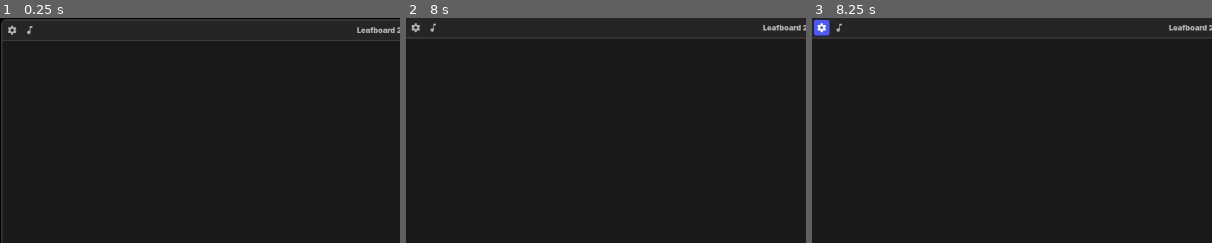
Above: before the commit, frames 1-3 (left to right).
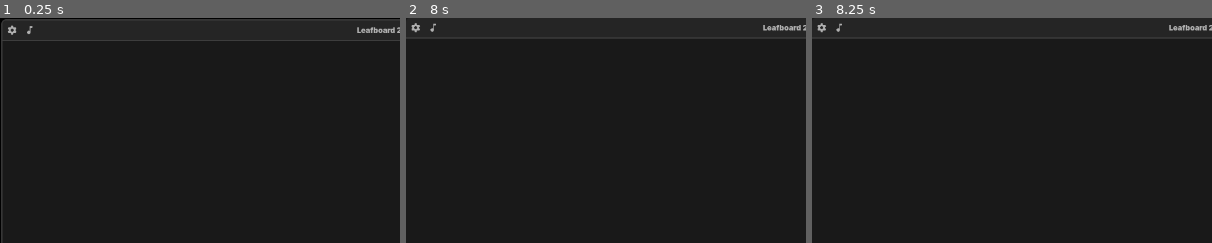
Above: after the commit, the same moments.

Repository: Dinno-DEV/leafboard
Game: Godot game, scene res://root_scenes/MainScene.tscn
Same seed, same stepped clock (60 frames per second), same inputs: the game is played once before the commit and once after it.
Inputs (mouse positions are % of the whole screen's width and height, from its top left):
- Up to frame 1 (0.25 s): no input
- Up to frame 2 (8 s): click (0, 0) at 0.52 s; click (0, 50) at 1.27 s; click (0, 100) at 2.02 s; click (50, 0) at 2.77 s; click (50, 100) at 3.52 s; click (100, 0) at 4.27 s; click (100, 50) at 5.02 s; click (100, 100) at 5.77 s; click (94, 3) at 6.5 s; click (96, 3) at 7.25 s
- Up to frame 3 (8.25 s): click (0, 0) at 8.02 s
The pictures show only the part of the screen within x 0-50%, y 0-50%; the shares and areas given below are measured in that part.

Frames 1-2 are identical in both runs. In frame 3, 0.3% of the frame differs, in the area x 0-5%, y 0-8%.

Commit message:
WindowResizer implemented

Diff:
--- a/components/WindowHeader.gd
+++ b/components/WindowHeader.gd
@@ -11,10 +11,10 @@
 var click_position:Vector2
 
 func _process(_delta: float) -> void:
-	if is_mouse_in && Input.is_action_just_pressed("mouse_left_click"):
+	if is_mouse_in && Input.is_action_just_pressed("mouse_left"):
 		is_repositioning = true
 		click_position = get_viewport().get_mouse_position()
-	if Input.is_action_just_released("mouse_left_click"):
+	if Input.is_action_just_released("mouse_left"):
 		is_repositioning = false
 	if is_repositioning:
 		get_window().position += Vector2i(MouseUtil.get_delta_from_pos(click_position))
--- a/project.godot
+++ b/project.godot
@@ -18,6 +18,7 @@
 [autoload]
 
 MouseUtil="*res://singletons/MouseUtil.tscn"
+WindowResizer="*res://singletons/WindowResizer.tscn"
 
 [display]
 
@@ -29,7 +30,7 @@
 
 [input]
 
-mouse_left_click={
+mouse_left={
 "deadzone": 0.2,
 "events": [Object(InputEventMouseButton,"resource_local_to_scene":false,"resource_name":"","device":-1,"window_id":0,"a …(258 unchanged characters)…
 ]
--- /dev/null
+++ b/singletons/WindowResizer.gd
@@ -0,0 +1,34 @@
+extends CanvasLayer
+
+func _ready() -> void:
+	get_window().min_size = Vector2(854,480)
+
+func _process(_delta: float) -> void:
+	if get_window().mode == DisplayServer.WINDOW_MODE_MAXIMIZED:
+		self.visible = false
+	else:
+		self.visible = true
+
+func _on_top_left_side_button_down() -> void:
+	get_window().start_resize(DisplayServer.WINDOW_EDGE_TOP_LEFT)
+
+func _on_left_side_button_down() -> void:
+	get_window().start_resize(DisplayServer.WINDOW_EDGE_LEFT)
+
+func _on_bottom_left_side_button_down() -> void:
+	get_window().start_resize(DisplayServer.WINDOW_EDGE_BOTTOM_LEFT)
+
+func _on_top_button_down() -> void:
+	get_window().start_resize(DisplayServer.WINDOW_EDGE_TOP)
+
+func _on_bottom_button_down() -> void:
+	get_window().start_resize(DisplayServer.WINDOW_EDGE_BOTTOM)
+
+func _on_top_right_button_down() -> void:
+	get_window().start_resize(DisplayServer.WINDOW_EDGE_TOP_RIGHT)
+
+func _on_right_side_button_down() -> void:
+	get_window().start_resize(DisplayServer.WINDOW_EDGE_RIGHT)
+
+func _on_bottom_right_button_down() -> void:
+	get_window().start_resize(DisplayServer.WINDOW_EDGE_BOTTOM_RIGHT)
--- /dev/null
+++ b/singletons/WindowResizer.tscn
@@ -0,0 +1,184 @@
+[gd_scene load_steps=3 format=3 uid="uid://bwstka32224xg"]
+
+[ext_resource type="Script" uid="uid://8na1vqh8uu0" path="res://singletons/WindowResizer.gd" id="1_t1ipy"]
+
+[sub_resource type="StyleBoxEmpty" id="StyleBoxEmpty_t1ipy"]
+
+[node name="WindowResizer" type="CanvasLayer"]
+script = ExtResource("1_t1ipy")
+
+[node name="HBoxContainer" type="HBoxContainer" parent="."]
+anchors_preset = 15
+anchor_right = 1.0
+anchor_bottom = 1.0
+grow_horizontal = 2
+grow_vertical = 2
+mouse_filter = 2
+theme_override_constants/separation = 0
+
+[node name="LeftSide" type="VBoxContainer" parent="HBoxContainer"]
+custom_minimum_size = Vector2(4, 0)
+layout_mode = 2
+mouse_filter = 2
+theme_override_constants/separation = 0
+
+[node name="TopLeftSide" type="Button" parent="HBoxContainer/LeftSide"]
+custom_minimum_size = Vector2(6, 6)
+layout_mode = 2
+mouse_default_cursor_shape = 12
+theme_type_variation = &"FlatButton"
+theme_override_styles/normal = SubResource("StyleBoxEmpty_t1ipy")
+theme_override_styles/normal_mirrored = SubResource("StyleBoxEmpty_t1ipy")
+theme_override_styles/pressed = SubResource("StyleBoxEmpty_t1ipy")
+theme_override_styles/pressed_mirrored = SubResource("StyleBoxEmpty_t1ipy")
+theme_override_styles/hover = SubResource("StyleBoxEmpty_t1ipy")
+theme_override_styles/hover_mirrored = SubResource("StyleBoxEmpty_t1ipy")
+theme_override_styles/hover_pressed = SubResource("StyleBoxEmpty_t1ipy")
+theme_override_styles/hover_pressed_mirrored = SubResource("StyleBoxEmpty_t1ipy")
+theme_override_styles/disabled = SubResource("StyleBoxEmpty_t1ipy")
+theme_override_styles/disabled_mirrored = SubResource("StyleBoxEmpty_t1ipy")
+theme_override_styles/focus = SubResource("StyleBoxEmpty_t1ipy")
+
+[node name="LeftSide" type="Button" parent="HBoxContainer/LeftSide"]
+custom_minimum_size = Vector2(6, 6)
+layout_mode = 2
+size_flags_vertical = 3
+mouse_default_cursor_shape = 10
+theme_type_variation = &"FlatButton"
+theme_override_styles/normal = SubResource("StyleBoxEmpty_t1ipy")
+theme_override_styles/normal_mirrored = SubResource("StyleBoxEmpty_t1ipy")
+theme_override_styles/pressed = SubResource("StyleBoxEmpty_t1ipy")
+theme_override_styles/pressed_mirrored = SubResource("StyleBoxEmpty_t1ipy")
+theme_override_styles/hover = SubResource("StyleBoxEmpty_t1ipy")
+theme_override_styles/hover_mirrored = SubResource("StyleBoxEmpty_t1ipy")
+theme_override_styles/hover_pressed = SubResource("StyleBoxEmpty_t1ipy")
+theme_override_styles/hover_pressed_mirrored = SubResource("StyleBoxEmpty_t1ipy")
+theme_override_styles/disabled = SubResource("StyleBoxEmpty_t1ipy")
+theme_override_styles/disabled_mirrored = SubResource("StyleBoxEmpty_t1ipy")
+theme_override_styles/focus = SubResource("StyleBoxEmpty_t1ipy")
+
+[node name="BottomLeftSide" type="Button" parent="HBoxContainer/LeftSide"]
+custom_minimum_size = Vector2(6, 6)
+layout_mode = 2
+size_flags_vertical = 8
+mouse_default_cursor_shape = 11
+theme_type_variation = &"FlatButton"
+theme_override_styles/normal = SubResource("StyleBoxEmpty_t1ipy")
+theme_override_styles/normal_mirrored = SubResource("StyleBoxEmpty_t1ipy")
+theme_override_styles/pressed = SubResource("StyleBoxEmpty_t1ipy")
+theme_override_styles/pressed_mirrored = SubResource("StyleBoxEmpty_t1ipy")
+theme_override_styles/hover = SubResource("StyleBoxEmpty_t1ipy")
+theme_override_styles/hover_mirrored = SubResource("StyleBoxEmpty_t1ipy")
+theme_override_styles/hover_pressed = SubResource("StyleBoxEmpty_t1ipy")
+theme_override_styles/hover_pressed_mirrored = SubResource("StyleBoxEmpty_t1ipy")
+theme_override_styles/disabled = SubResource("StyleBoxEmpty_t1ipy")
+theme_override_styles/disabled_mirrored = SubResource("StyleBoxEmpty_t1ipy")
+theme_override_styles/focus = SubResource("StyleBoxEmpty_t1ipy")
+
+[node name="MiddleSide" type="VBoxContainer" parent="HBoxContainer"]
+layout_mode = 2
+size_flags_horizontal = 3
+mouse_filter = 2
+
+[node name="Top" type="Button" parent="HBoxContainer/MiddleSide"]
+custom_minimum_size = Vector2(0, 6)
+layout_mode = 2
+mouse_default_cursor_shape = 9
+theme_type_variation = &"FlatButton"
+theme_override_styles/normal = SubResource("StyleBoxEmpty_t1ipy")
+theme_override_styles/normal_mirrored = SubResource("StyleBoxEmpty_t1ipy")
+theme_override_styles/pressed = SubResource("StyleBoxEmpty_t1ipy")
+theme_override_styles/pressed_mirrored = SubResource("StyleBoxEmpty_t1ipy")
+theme_override_styles/hover = SubResource("StyleBoxEmpty_t1ipy")
+theme_override_styles/hover_mirrored = SubResource("StyleBoxEmpty_t1ipy")
+theme_override_styles/hover_pressed = SubResource("StyleBoxEmpty_t1ipy")
+theme_override_styles/hover_pressed_mirrored = SubResource("StyleBoxEmpty_t1ipy")
+theme_override_styles/disabled = SubResource("StyleBoxEmpty_t1ipy")
+theme_override_styles/disabled_mirrored = SubResource("StyleBoxEmpty_t1ipy")
+theme_override_styles/focus = SubResource("StyleBoxEmpty_t1ipy")
+
+[node name="Bottom" type="Button" parent="HBoxContainer/MiddleSide"]
+custom_minimum_size = Vector2(0, 6)
+layout_mode = 2
+size_flags_vertical = 10
+mouse_default_cursor_shape = 9
+theme_type_variation = &"FlatButton"
+theme_override_styles/normal = SubResource("StyleBoxEmpty_t1ipy")
+theme_override_styles/normal_mirrored = SubResource("StyleBoxEmpty_t1ipy")
+theme_override_styles/pressed = SubResource("StyleBoxEmpty_t1ipy")
+theme_override_styles/pressed_mirrored = SubResource("StyleBoxEmpty_t1ipy")
+theme_override_styles/hover = SubResource("StyleBoxEmpty_t1ipy")
+theme_override_styles/hover_mirrored = SubResource("StyleBoxEmpty_t1ipy")
+theme_override_styles/hover_pressed = SubResource("StyleBoxEmpty_t1ipy")
+theme_override_styles/hover_pressed_mirrored = SubResource("StyleBoxEmpty_t1ipy")
+theme_override_styles/disabled = SubResource("StyleBoxEmpty_t1ipy")
+theme_override_styles/disabled_mirrored = SubResource("StyleBoxEmpty_t1ipy")
+theme_override_styles/focus = SubResource("StyleBoxEmpty_t1ipy")
+
+[node name="RightSide" type="VBoxContainer" parent="HBoxContainer"]
+custom_minimum_size = Vector2(4, 0)
+layout_mode = 2
+mouse_filter = 2
+theme_override_constants/separation = 0
+
+[node name="TopRight" type="Button" parent="HBoxContainer/RightSide"]
+custom_minimum_size = Vector2(6, 6)
+layout_mode = 2
+mouse_default_cursor_shape = 11
+theme_type_variation = &"FlatButton"
+theme_override_styles/normal = SubResource("StyleBoxEmpty_t1ipy")
+theme_override_styles/normal_mirrored = SubResource("StyleBoxEmpty_t1ipy")
+theme_override_styles/pressed = SubResource("StyleBoxEmpty_t1ipy")
+theme_override_styles/pressed_mirrored = SubResource("StyleBoxEmpty_t1ipy")
+theme_override_styles/hover = SubResource("StyleBoxEmpty_t1ipy")
+theme_override_styles/hover_mirrored = SubResource("StyleBoxEmpty_t1ipy")
+theme_override_styles/hover_pressed = SubResource("StyleBoxEmpty_t1ipy")
+theme_override_styles/hover_pressed_mirrored = SubResource("StyleBoxEmpty_t1ipy")
+theme_override_styles/disabled = SubResource("StyleBoxEmpty_t1ipy")
+theme_override_styles/disabled_mirrored = SubResource("StyleBoxEmpty_t1ipy")
+theme_override_styles/focus = SubResource("StyleBoxEmpty_t1ipy")
+
+[node name="RightSide" type="Button" parent="HBoxContainer/RightSide"]
+custom_minimum_size = Vector2(6, 6)
+layout_mode = 2
+size_flags_vertical = 3
+mouse_default_cursor_shape = 10
+theme_type_variation = &"FlatButton"
+theme_override_styles/normal = SubResource("StyleBoxEmpty_t1ipy")
+theme_override_styles/normal_mirrored = SubResource("StyleBoxEmpty_t1ipy")
+theme_override_styles/pressed = SubResource("StyleBoxEmpty_t1ipy")
+theme_override_styles/pressed_mirrored = SubResource("StyleBoxEmpty_t1ipy")
+theme_override_styles/hover = SubResource("StyleBoxEmpty_t1ipy")
+theme_override_styles/hover_mirrored = SubResource("StyleBoxEmpty_t1ipy")
+theme_override_styles/hover_pressed = SubResource("StyleBoxEmpty_t1ipy")
+theme_override_styles/hover_pressed_mirrored = SubResource("StyleBoxEmpty_t1ipy")
+theme_override_styles/disabled = SubResource("StyleBoxEmpty_t1ipy")
+theme_override_styles/disabled_mirrored = SubResource("StyleBoxEmpty_t1ipy")
+theme_override_styles/focus = SubResource("StyleBoxEmpty_t1ipy")
+
+[node name="BottomRight" type="Button" parent="HBoxContainer/RightSide"]
+custom_minimum_size = Vector2(6, 6)
+layout_mode = 2
+size_flags_vertical = 8
+mouse_default_cursor_shape = 12
+theme_type_variation = &"FlatButton"
+theme_override_styles/normal = SubResource("StyleBoxEmpty_t1ipy")
+theme_override_styles/normal_mirrored = SubResource("StyleBoxEmpty_t1ipy")
+theme_override_styles/pressed = SubResource("StyleBoxEmpty_t1ipy")
+theme_override_styles/pressed_mirrored = SubResource("StyleBoxEmpty_t1ipy")
+theme_override_styles/hover = SubResource("StyleBoxEmpty_t1ipy")
+theme_override_styles/hover_mirrored = SubResource("StyleBoxEmpty_t1ipy")
+theme_override_styles/hover_pressed = SubResource("StyleBoxEmpty_t1ipy")
+theme_override_styles/hover_pressed_mirrored = SubResource("StyleBoxEmpty_t1ipy")
+theme_override_styles/disabled = SubResource("StyleBoxEmpty_t1ipy")
+theme_override_styles/disabled_mirrored = SubResource("StyleBoxEmpty_t1ipy")
+theme_override_styles/focus = SubResource("StyleBoxEmpty_t1ipy")
+
+[connection signal="button_down" from="HBoxContainer/LeftSide/TopLeftSide" to="." method="_on_top_left_side_button_down"]
+[connection signal="button_down" from="HBoxContainer/LeftSide/LeftSide" to="." method="_on_left_side_button_down"]
+[connection signal="button_down" from="HBoxContainer/LeftSide/BottomLeftSide" to="." method="_on_bottom_left_side_button_down"]
+[connection signal="button_down" from="HBoxContainer/MiddleSide/Top" to="." method="_on_top_button_down"]
+[connection signal="button_down" from="HBoxContainer/MiddleSide/Bottom" to="." method="_on_bottom_button_down"]
+[connection signal="button_down" from="HBoxContainer/RightSide/TopRight" to="." method="_on_top_right_button_down"]
+[connection signal="button_down" from="HBoxContainer/RightSide/RightSide" to="." method="_on_right_side_button_down"]
+[connection signal="button_down" from="HBoxContainer/RightSide/BottomRight" to="." method="_on_bottom_right_button_down"]
Not shown, added: singletons/WindowResizer.gd.uid
Not shown, changed: feature_documentation/feature_planned/singletons/WindowResizer.md
